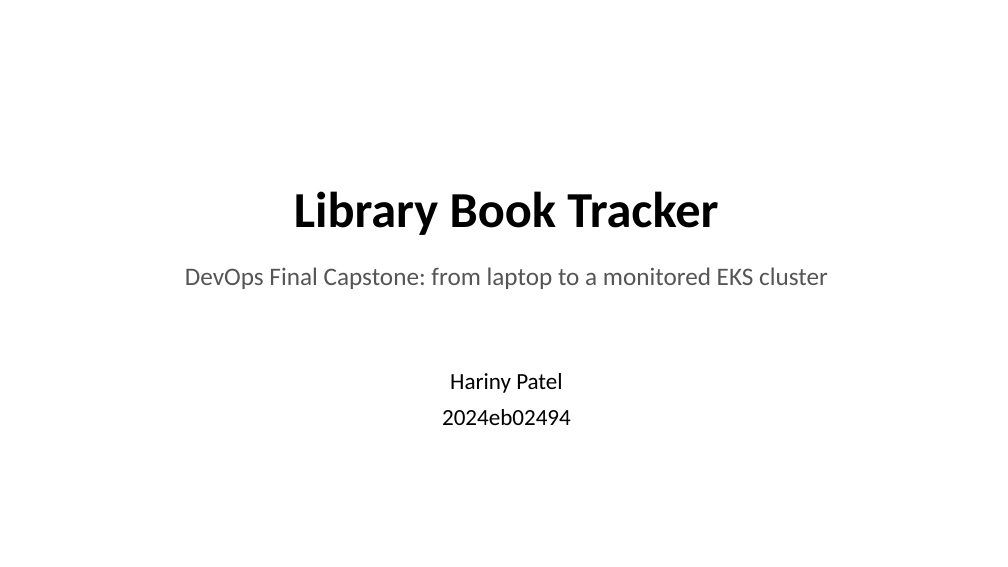
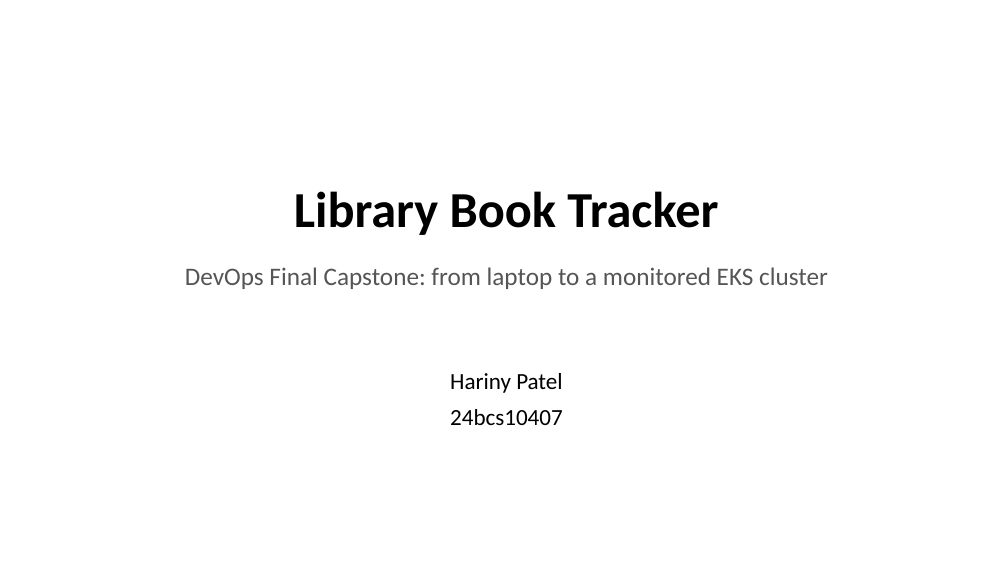
Before and after one commit to harii55/devsecops-project, a slide deck: slide 1 of demo/presentation.pptx. Drawn at 1008x567 pixels with LibreOffice and Linux fonts; fonts in the diff are those of the drawing. Boxes give left, top, right and bottom in pixels: in the first picture for what was removed or moved away, otherwise in the second. Text is boxed around its words. In the diff, an @@ line names an element or a change of style, - is before the commit and + after.

```diff
--- a/demo/presentation.pptx
+++ b/demo/presentation.pptx
@@ text at [450, 409, 563, 425]: text changed @@
-2024eb02494
+24bcs10407
```
Also in this commit, not shown: 26 other files.
